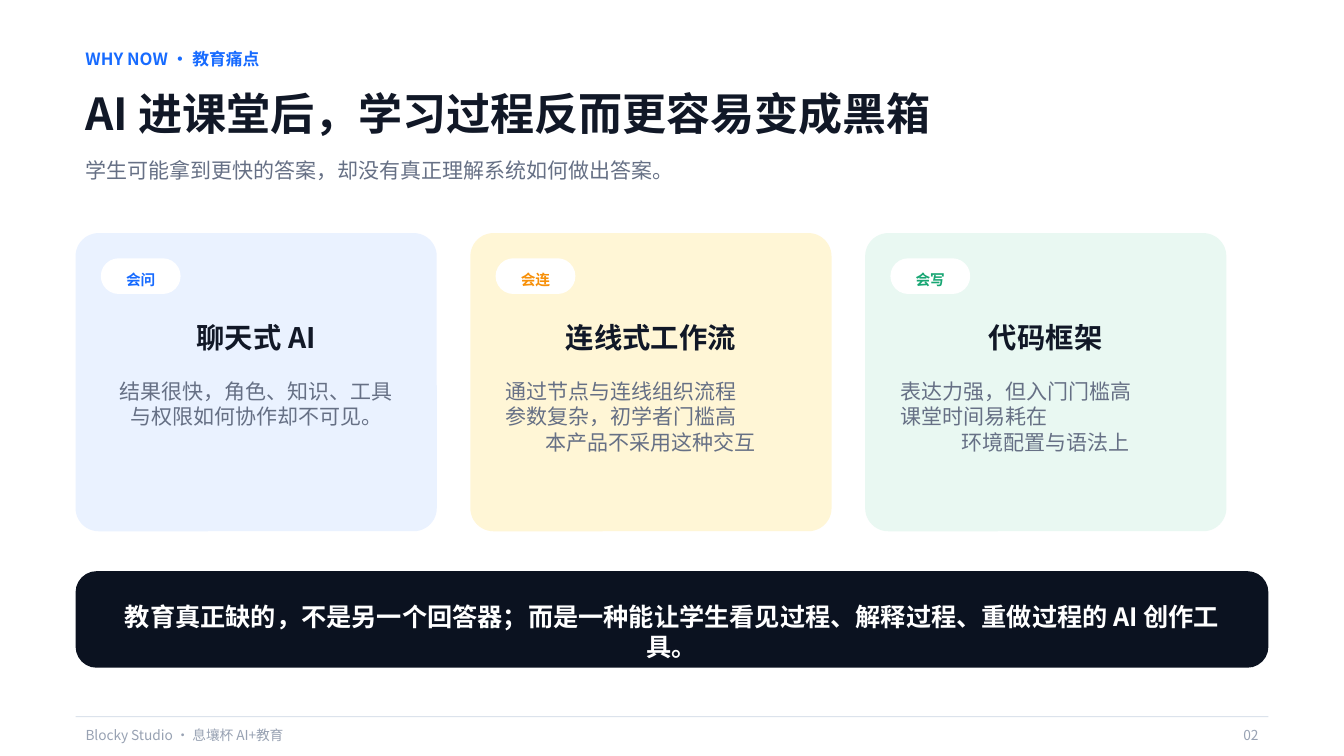
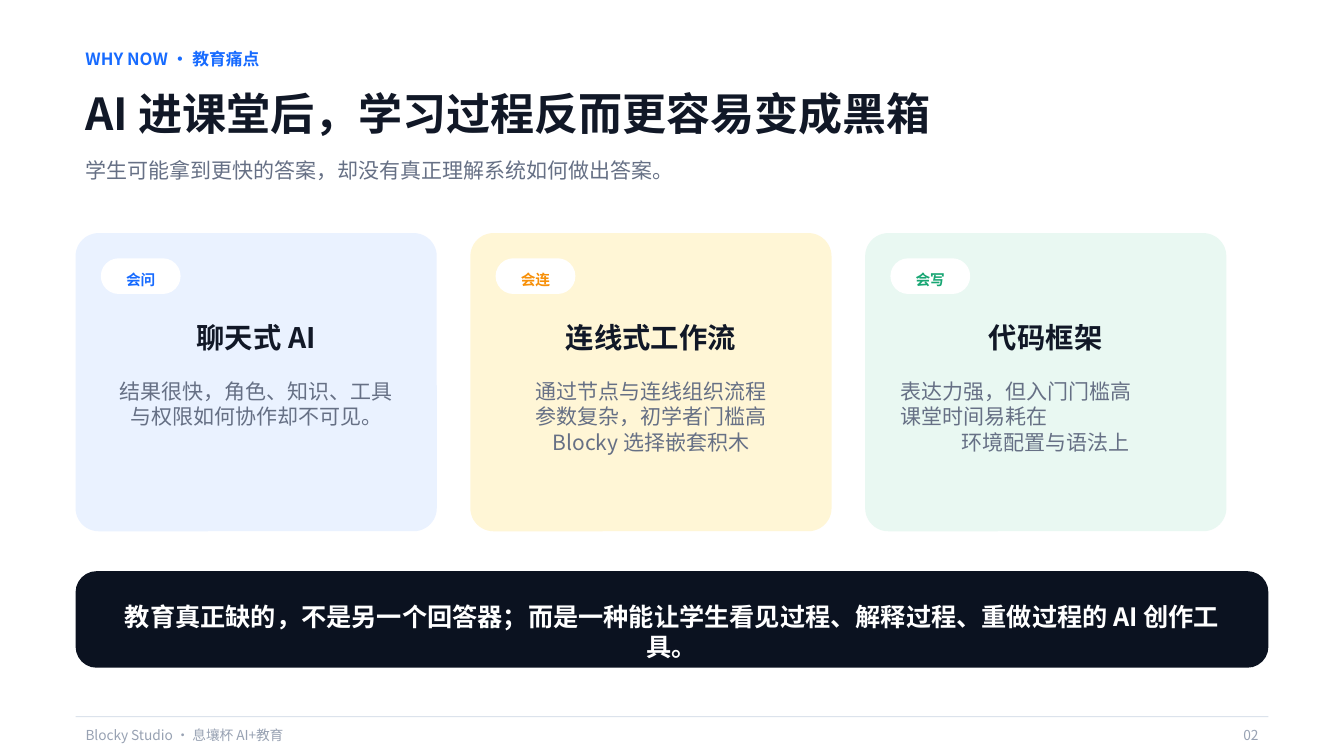
Before and after one commit to q2955161835-debug/Blocky-AI, a slide deck: slide 2 of PPT与商业计划书/Blocky-Studio-息壤杯-AI+教育.pptx. Drawn at 1344x756 pixels with LibreOffice and Linux fonts; fonts in the diff are those of the drawing. Boxes give left, top, right and bottom in pixels: in the first picture for what was removed or moved away, otherwise in the second. Text is boxed around its words. In the diff, an @@ line names an element or a change of style, - is before the commit and + after.

```diff
--- a/PPT与商业计划书/Blocky-Studio-息壤杯-AI+教育.pptx
+++ b/PPT与商业计划书/Blocky-Studio-息壤杯-AI+教育.pptx
@@ text at [535,381,766,455]: text changed @@
-通过节点与连线组织流程
-参数复杂，初学者门槛高
-本产品不采用这种交互
+通过节点与连线组织流程
+参数复杂，初学者门槛高
+Blocky 选择嵌套积木
```
Also in this commit, not shown: 9 other slides changed, 2 other files.
